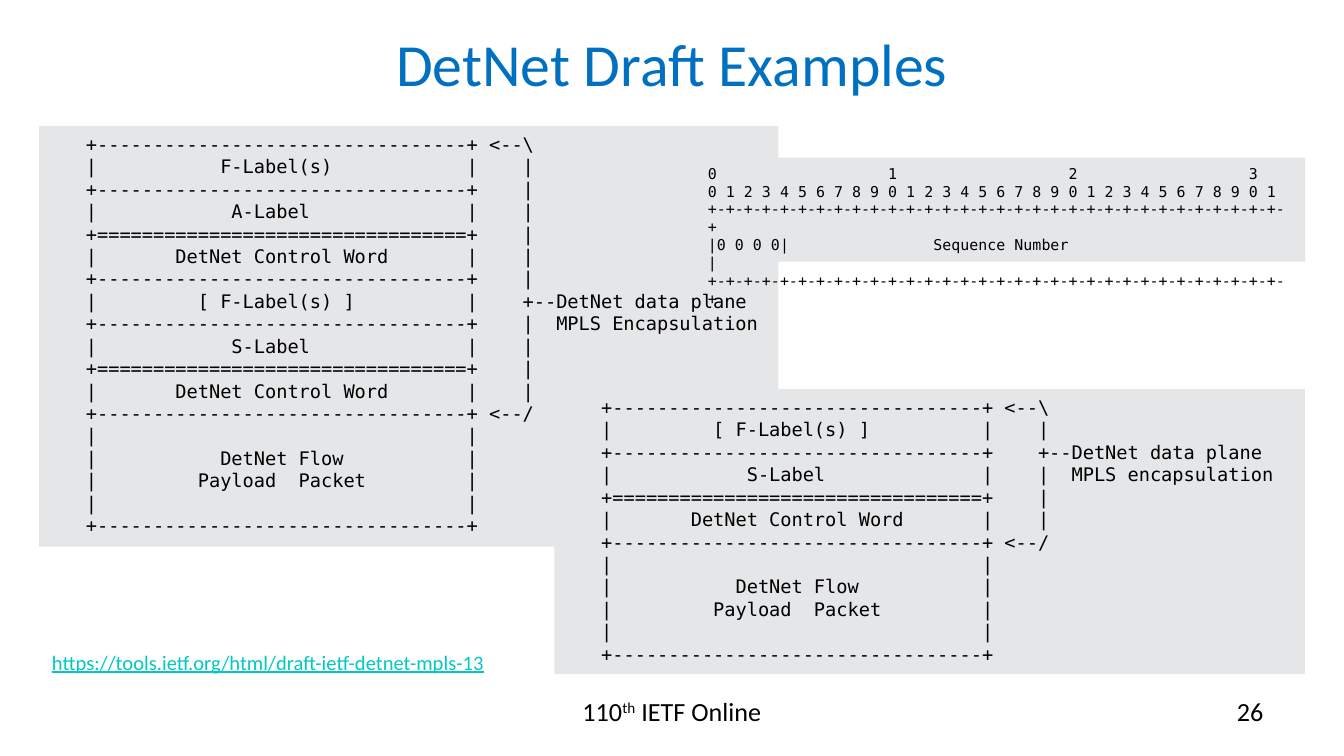
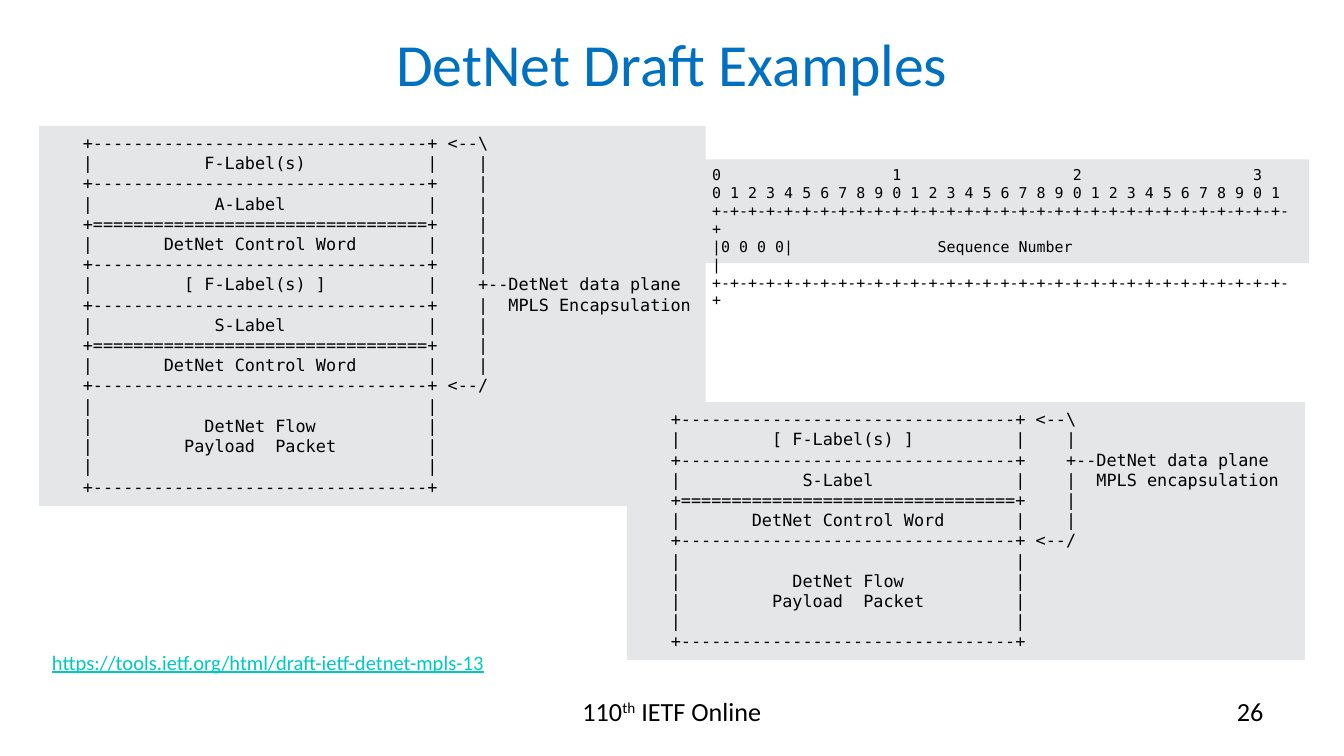
Before and after one commit to rakgandhi/ietf-slides, a slide deck: slide 26 of draft-gandhi-mpls-ioam-sr-05.pptx. Drawn at 1344x756 pixels with LibreOffice and Linux fonts; fonts in the diff are those of the drawing. Boxes give left, top, right and bottom in pixels: in the first picture for what was removed or moved away, otherwise in the second. Text is boxed around its words. In the diff, an @@ line names an element or a change of style, - is before the commit and + after.

```diff
--- a/draft-gandhi-mpls-ioam-sr-05.pptx
+++ b/draft-gandhi-mpls-ioam-sr-05.pptx
@@ rectangle "+---------------------------------+ <--\" at <box>39,126,706,507</box>: size 10 to 9 pt @@
@@ rectangle "+---------------------------------+ <--\": place and size @@
-rectangle "+---------------------------------+ <--\" at <box>39,126,778,547</box>
+rectangle "+---------------------------------+ <--\" at <box>39,126,706,507</box>
@@ rectangle "0 1 2 3": place and size @@
-rectangle "0 1 2 3" at <box>695,157,1305,261</box>
+rectangle "0 1 2 3" at <box>699,160,1309,263</box>
@@ rectangle "+---------------------------------+ <--\": place and size @@
-rectangle "+---------------------------------+ <--\" at <box>555,390,1305,675</box>
+rectangle "+---------------------------------+ <--\" at <box>628,402,1305,660</box>
@@ rectangle "+---------------------------------+ <--\" at <box>628,402,1305,660</box>: size 10 to 9 pt @@
```
Also in this commit, not shown: 5 other slides changed, 1 other file.
